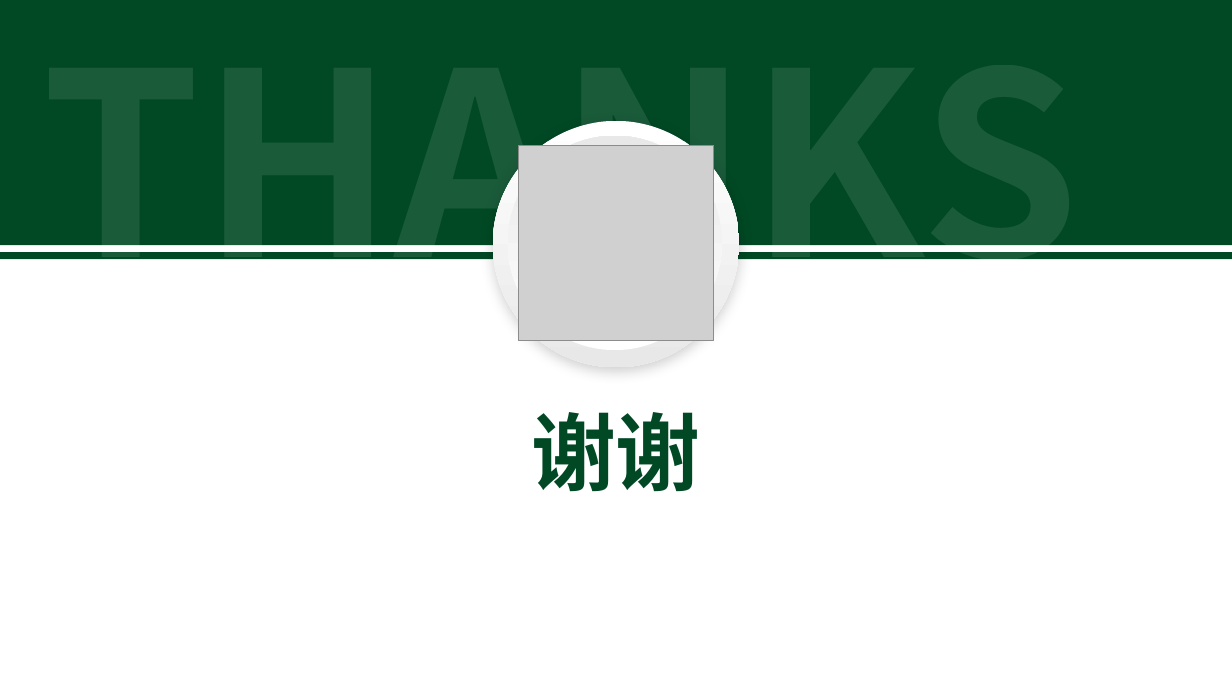
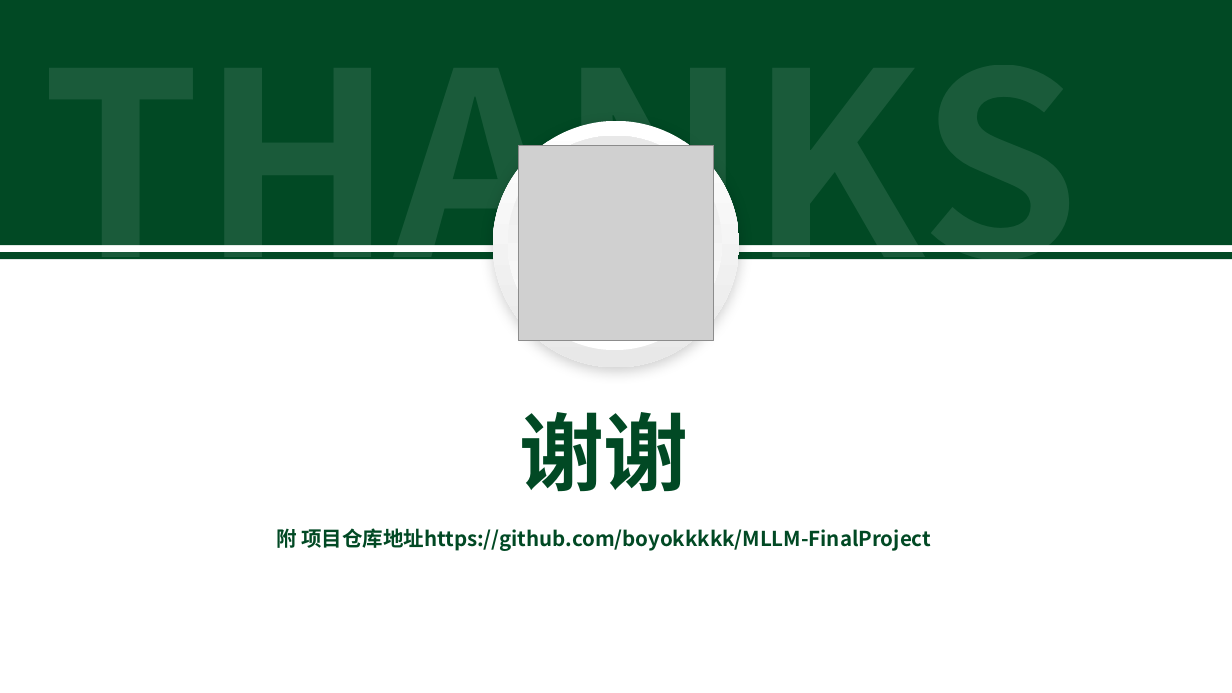
Before and after one commit to boyokkkkk/MLLM-FinalProject, a slide deck: slide 14 of docs/commit/期末报告.pptx. Drawn at 1232x693 pixels with LibreOffice and Linux fonts; fonts in the diff are those of the drawing; grey boxes stand for pictures. Boxes give left, top, right and bottom in pixels: in the first picture for what was removed or moved away, otherwise in the second. Text is boxed around its words. In the diff, an @@ line names an element or a change of style, - is before the commit and + after.

Commit message:
ppt添加仓库链接

```diff
--- a/docs/commit/期末报告.pptx
+++ b/docs/commit/期末报告.pptx
@@ text "谢谢": place and size @@
-text "谢谢" at box(531, 412, 700, 492)
+text "谢谢" at box(276, 412, 931, 551)
@@ text at box(276, 528, 931, 551): paragraph added @@
+附 项目仓库地址https://github.com/boyokkkkk/MLLM-FinalProject
```
